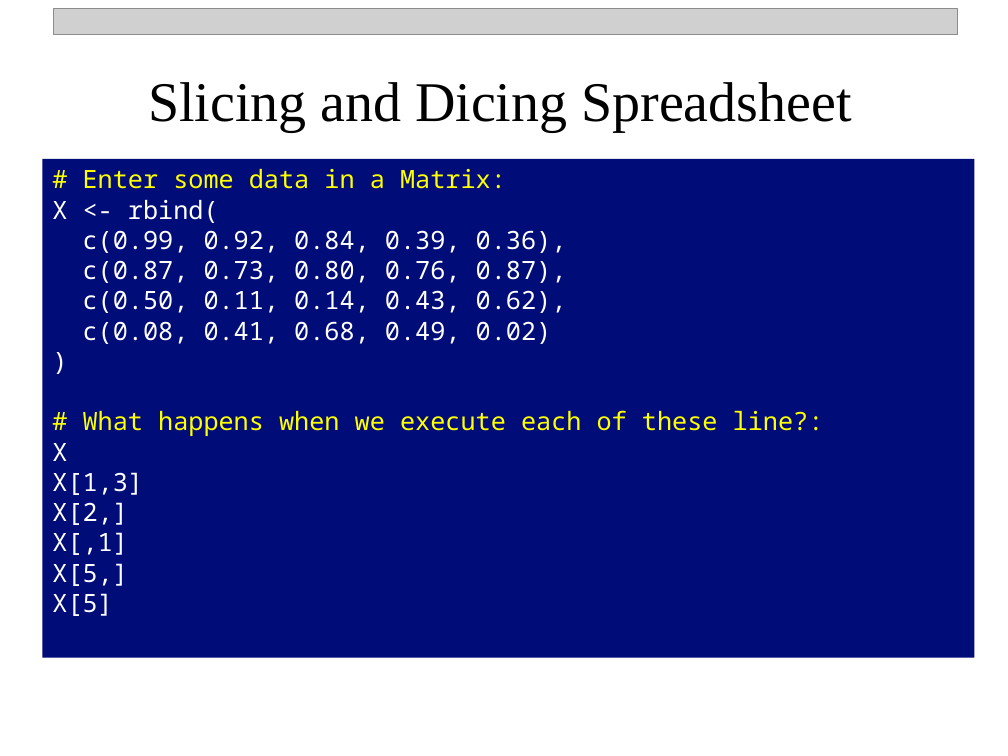
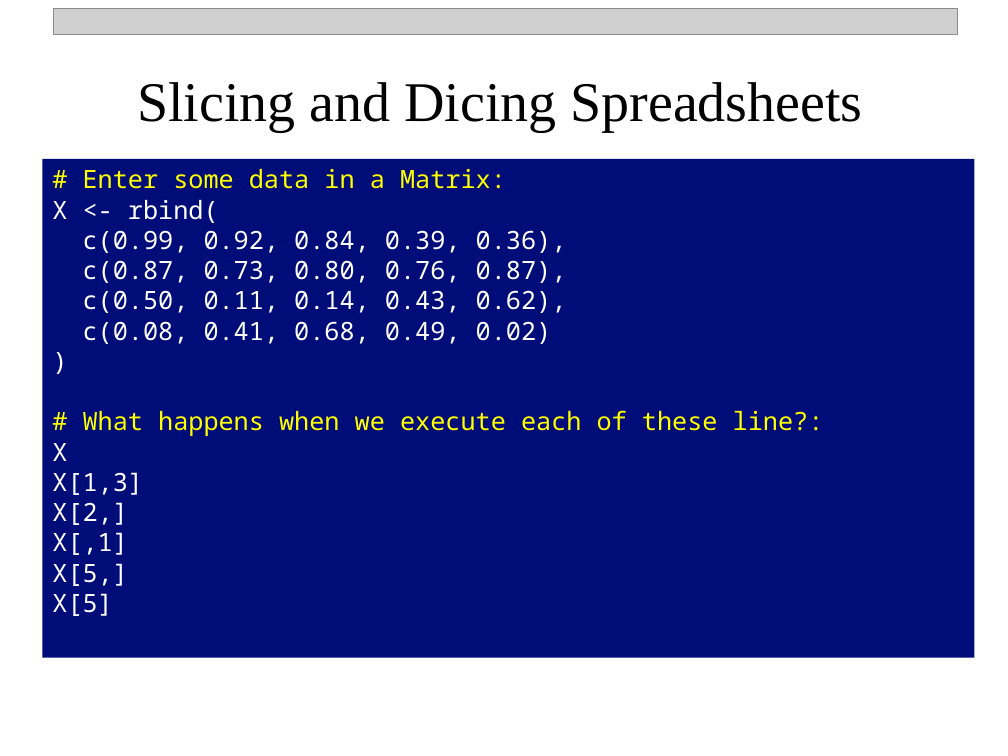
Before and after one commit to npetraco/workshop21, a slide deck: slide 17 of notes/day_1.pptx. Drawn at 1008x756 pixels with LibreOffice and Linux fonts; fonts in the diff are those of the drawing; grey boxes stand for pictures. Boxes give left, top, right and bottom in pixels: in the first picture for what was removed or moved away, otherwise in the second. Text is boxed around its words. In the diff, an @@ line names an element or a change of style, - is before the commit and + after.

```diff
--- a/notes/day_1.pptx
+++ b/notes/day_1.pptx
@@ text at (137,82,862,131): text changed @@
-Slicing and Dicing Spreadsheet
+Slicing and Dicing Spreadsheets
```
Also in this commit, not shown: 4 other slides changed, 2 other files.
